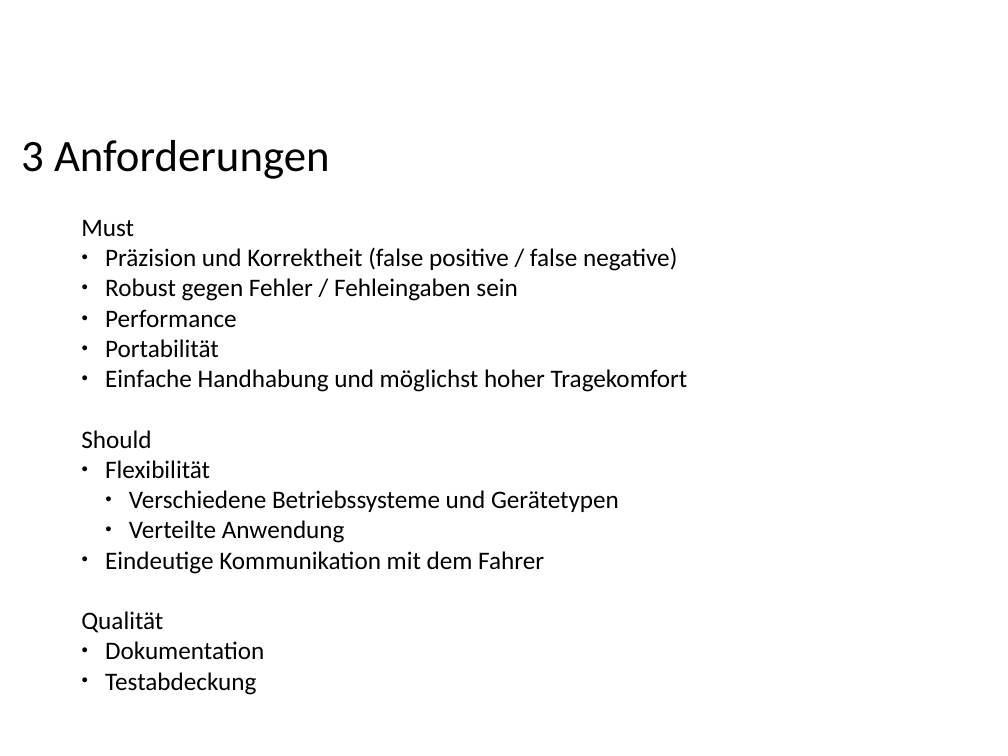
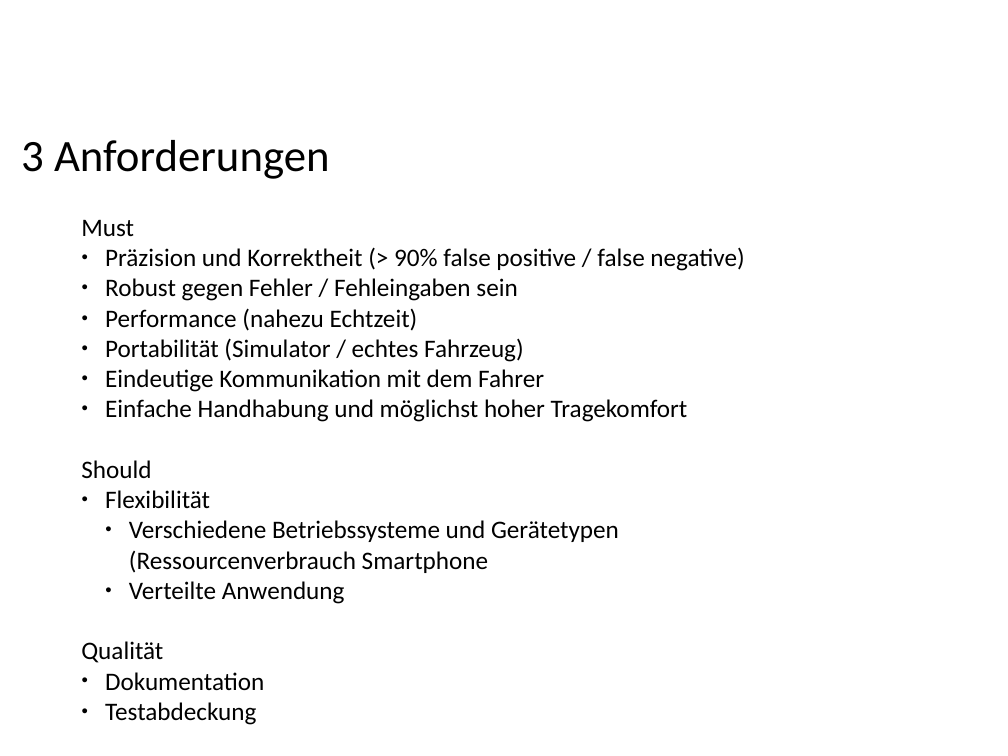
Before and after one commit to ppasler/current-adas, a slide deck: slide 8 of project/presentation/Praesentation_PoSDBoS_Pasler.odp (slide 7 before the commit). Drawn at 1008x756 pixels with LibreOffice and Linux fonts; fonts in the diff are those of the drawing; background and template pictures are left out. Boxes give left, top, right and bottom in pixels: in the first picture for what was removed or moved away, otherwise in the second. Text is boxed around its words. In the diff, an @@ line names an element or a change of style, - is before the commit and + after.

```diff
--- a/project/presentation/Praesentation_PoSDBoS_Pasler.odp
+++ b/project/presentation/Praesentation_PoSDBoS_Pasler.odp
@@ text at [105,247,744,271]: text changed @@
-● Präzision und Korrektheit (false positive / false negative)
+● Präzision und Korrektheit (> 90% false positive / false negative)
@@ text at [105,308,544,392]: text changed @@
-● Performance
-● Portabilität
+● Performance (nahezu Echtzeit)
+● Portabilität (Simulator / echtes Fahrzeug)
+● Eindeutige Kommunikation mit dem Fahrer
@@ text at [129,520,619,573]: text changed @@
-  ● Verschiedene Betriebssysteme und Gerätetypen
+  ● Verschiedene Betriebssysteme und Gerätetypen
+    (Ressourcenverbrauch Smartphone
@@ text at [105,551,544,574]: paragraph removed @@
-● Eindeutige Kommunikation mit dem Fahrer
```
Also in this commit, not shown: 1 other slide changed, 1 slide added, 3 other files.
